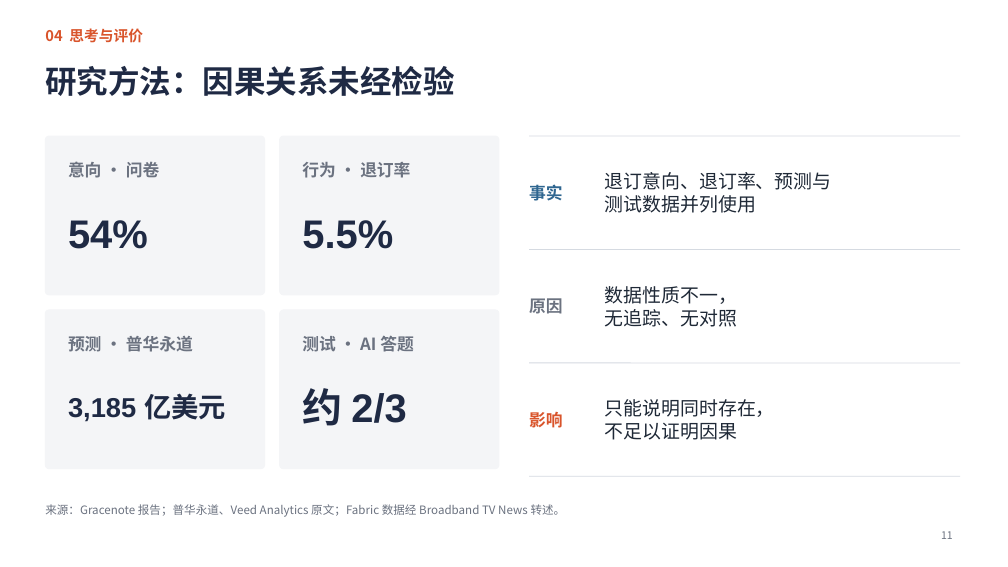
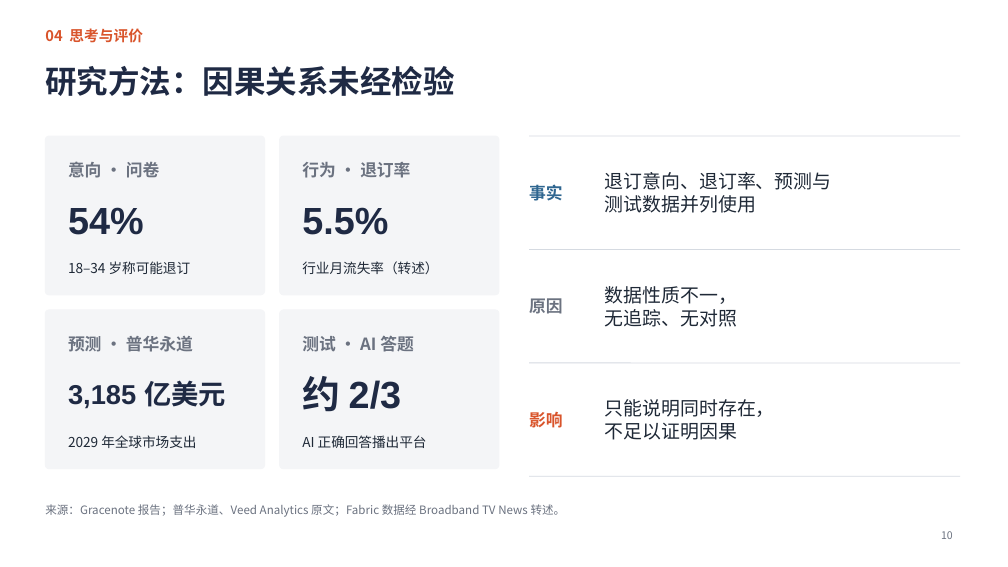
Before and after one commit to jayleo113/ppt, a slide deck: slide 10 of Gracenote报告解读_课堂汇报_最新版.pptx (slide 11 before the commit). Drawn at 1008x567 pixels with LibreOffice and Linux fonts; fonts in the diff are those of the drawing. Boxes give left, top, right and bottom in pixels: in the first picture for what was removed or moved away, otherwise in the second. Text is boxed around its words. In the diff, an @@ line names an element or a change of style, - is before the commit and + after.

```diff
--- a/Gracenote报告解读_课堂汇报_最新版.pptx
+++ b/Gracenote报告解读_课堂汇报_最新版.pptx
@@ text "54%": place and size @@
-text "54%" at (68,220,148,249)
+text "54%" at (68,207,144,235)
@@ text "5.5%": place and size @@
-text "5.5%" at (302,220,393,249)
+text "5.5%" at (302,207,388,235)
@@ text added at (68,261,191,274), 13 pt, text #1F2937 @@
+18–34 岁称可能退订
@@ text added at (302,261,438,274), 13 pt, text #1F2937 @@
+行业月流失率（转述）
@@ text "3,185 亿美元": place and size @@
-text "3,185 亿美元" at (68,393,226,422)
+text "3,185 亿美元" at (68,380,226,408)
@@ size 38 to 36 pt in 3 elements at (68,207,144,235), (302,207,388,235), (302,376,402,412) @@
@@ text "约 2/3": place and size @@
-text "约 2/3" at (302,388,406,426)
+text "约 2/3" at (302,376,402,412)
@@ text added at (68,435,196,448), 13 pt, text #1F2937 @@
+2029 年全球市场支出
@@ text added at (302,435,427,448), 13 pt, text #1F2937 @@
+AI 正确回答播出平台
@@ page number at (941,531,953,539): text changed @@
-11
+10
```
Also in this commit, not shown: 5 other slides changed, 1 slide removed, 5 other files.
